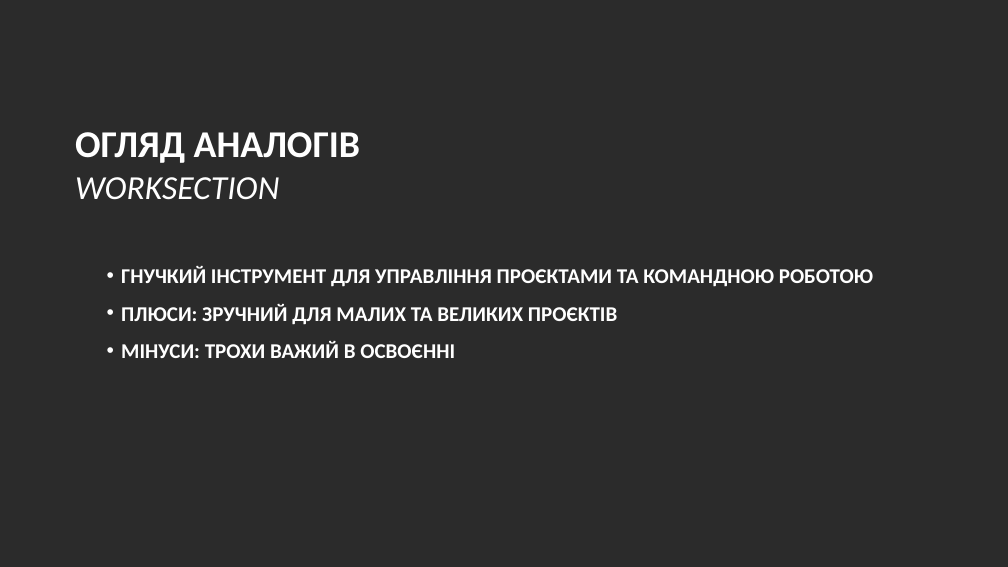
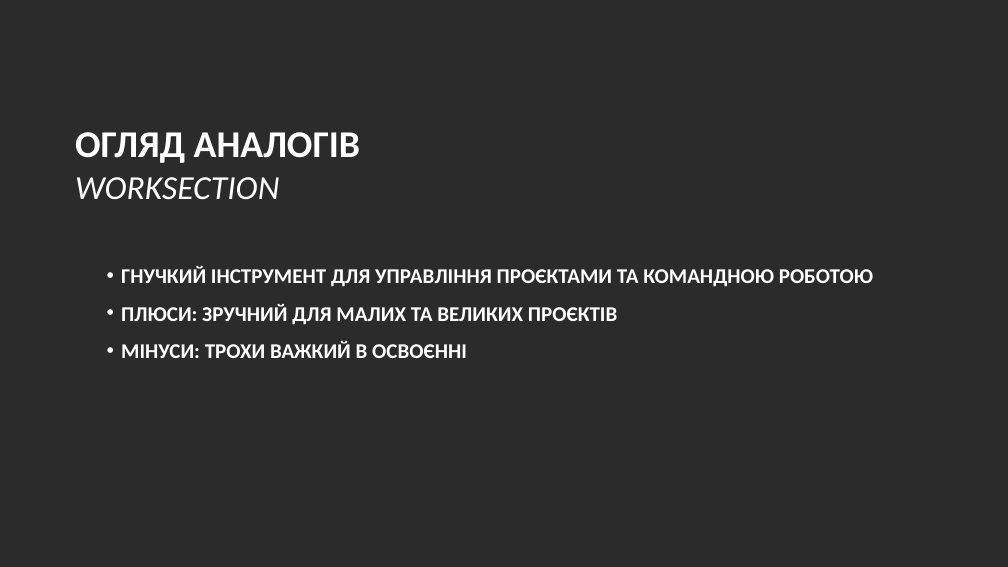
Before and after one commit to andronik-GitHub/WorkWave, a slide deck: slide 5 of Andronik_WorkWave-Presentation.pptx (slide 6 before the commit). Drawn at 1008x567 pixels with LibreOffice and Linux fonts; fonts in the diff are those of the drawing; background and template pictures are left out; a plain dark background stands for a picture behind light text. Boxes give left, top, right and bottom in pixels: in the first picture for what was removed or moved away, otherwise in the second. Text is boxed around its words. In the diff, an @@ line names an element or a change of style, - is before the commit and + after.

```diff
--- a/Andronik_WorkWave-Presentation.pptx
+++ b/Andronik_WorkWave-Presentation.pptx
@@ text at (121,341,467,358): text changed @@
-• МІНУСИ: ТРОХИ ВАЖИЙ В ОСВОЄННІ
+• МІНУСИ: ТРОХИ ВАЖКИЙ В ОСВОЄННІ
```
Also in this commit, not shown: 10 other slides changed, 3 slides added, 7 slides removed, 4 other files.
